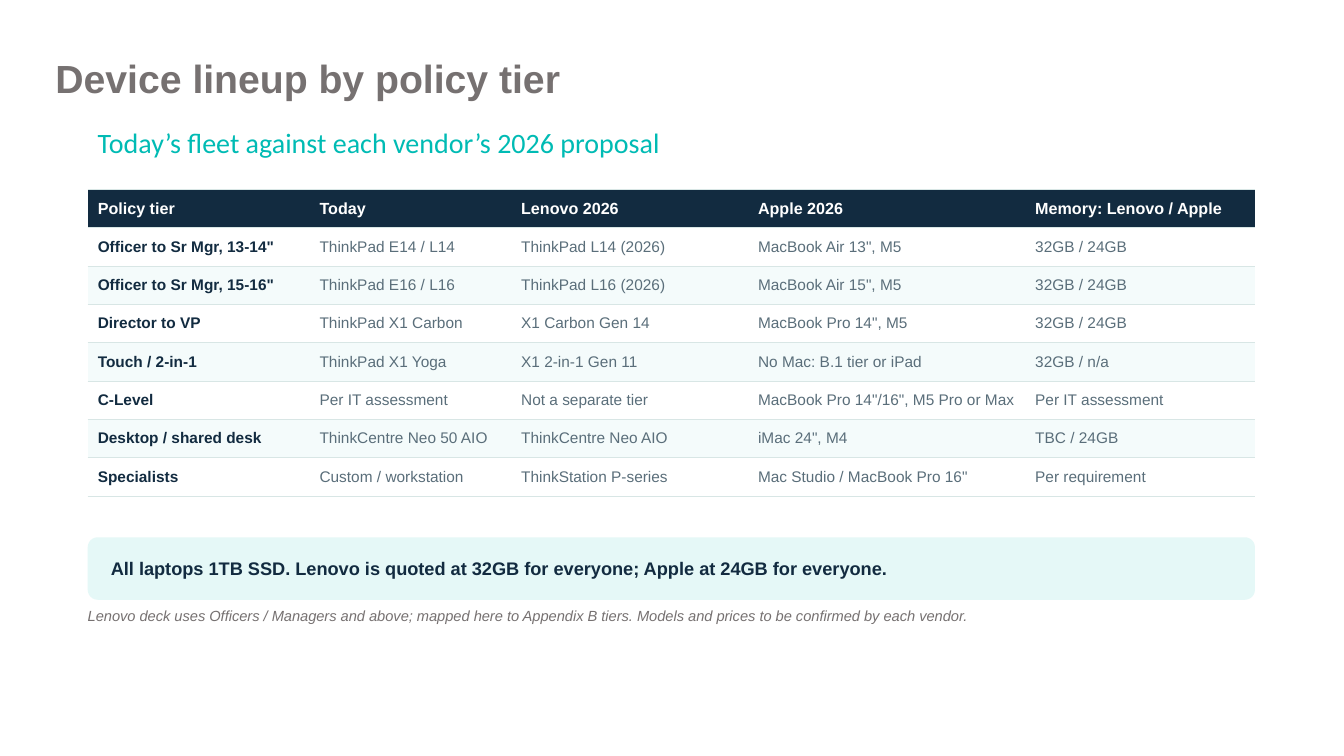
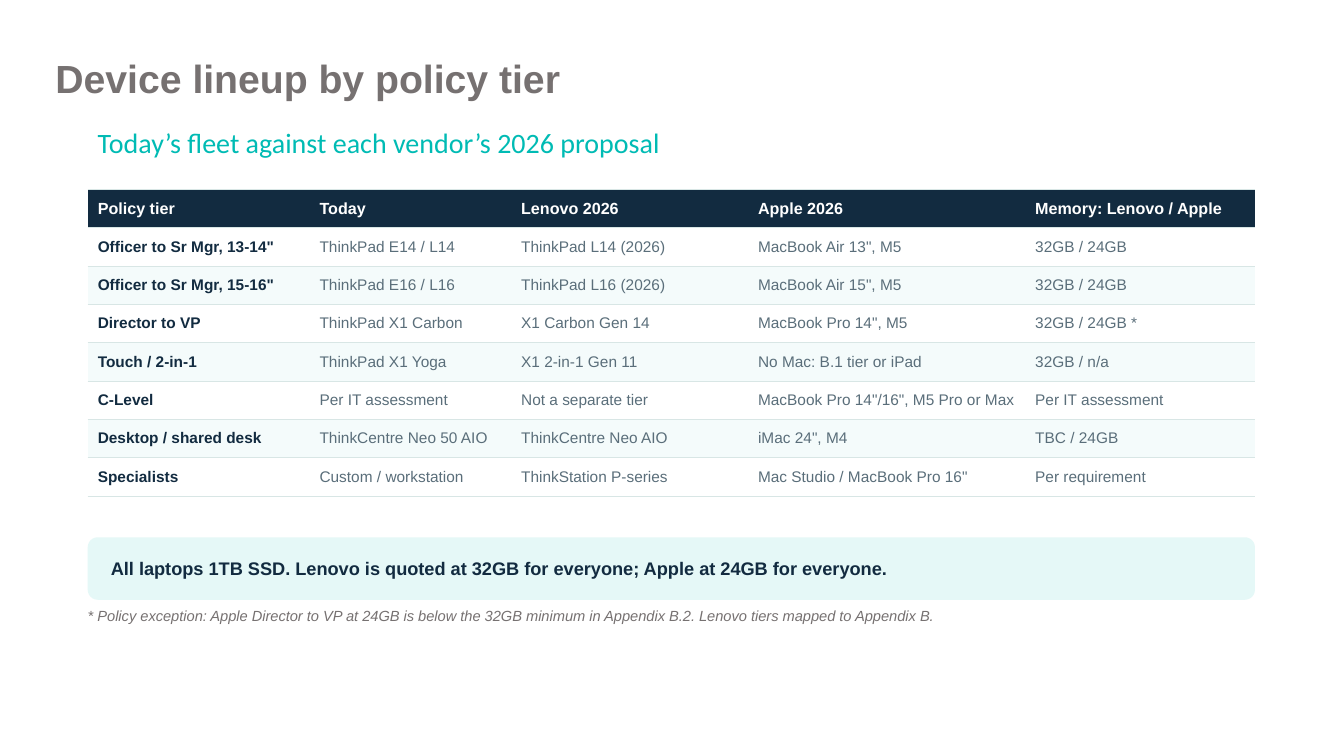
Before and after one commit to 7vbphz8fgw-commits/Bcipd, a slide deck: slide 3 of Flynas_Lenovo_vs_Apple_DaaS.pptx. Drawn at 1344x756 pixels with LibreOffice and Linux fonts; fonts in the diff are those of the drawing; background and template pictures are left out. Boxes give left, top, right and bottom in pixels: in the first picture for what was removed or moved away, otherwise in the second. Text is boxed around its words. In the diff, an @@ line names an element or a change of style, - is before the commit and + after.

```diff
--- a/Flynas_Lenovo_vs_Apple_DaaS.pptx
+++ b/Flynas_Lenovo_vs_Apple_DaaS.pptx
@@ table at [88, 190, 1255, 496] @@
-row 4, column 5: 32GB / 24GB
+row 4, column 5: 32GB / 24GB *
@@ text at [97, 610, 934, 624]: text changed @@
-Lenovo deck uses Officers / Managers and above; mapped here to Appendix B tiers. Models and prices to be confirmed by each vendor.
+* Policy exception: Apple Director to VP at 24GB is below the 32GB minimum in Appendix B.2. Lenovo tiers mapped to Appendix B.
```
Also in this commit, not shown: 1 other file.
